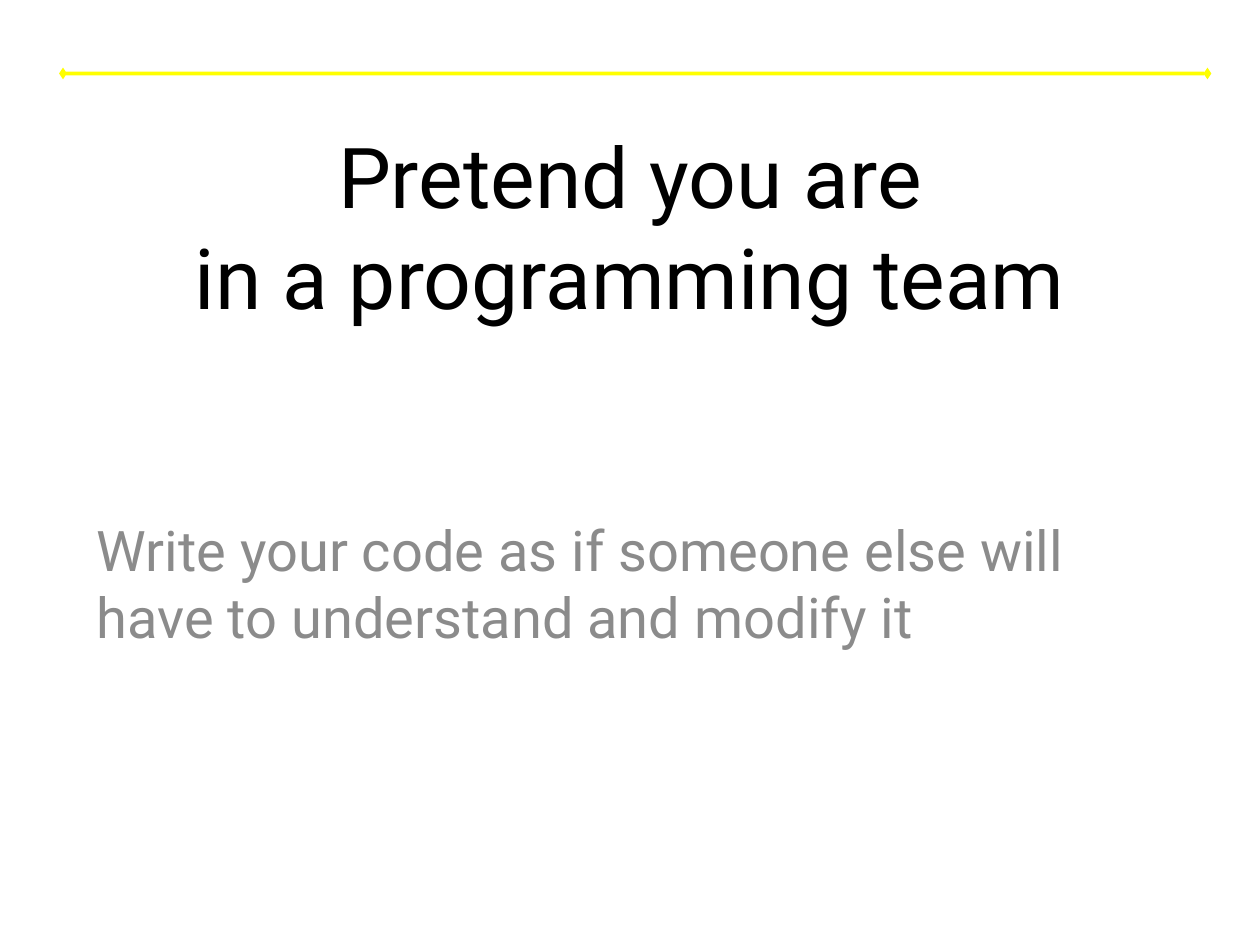
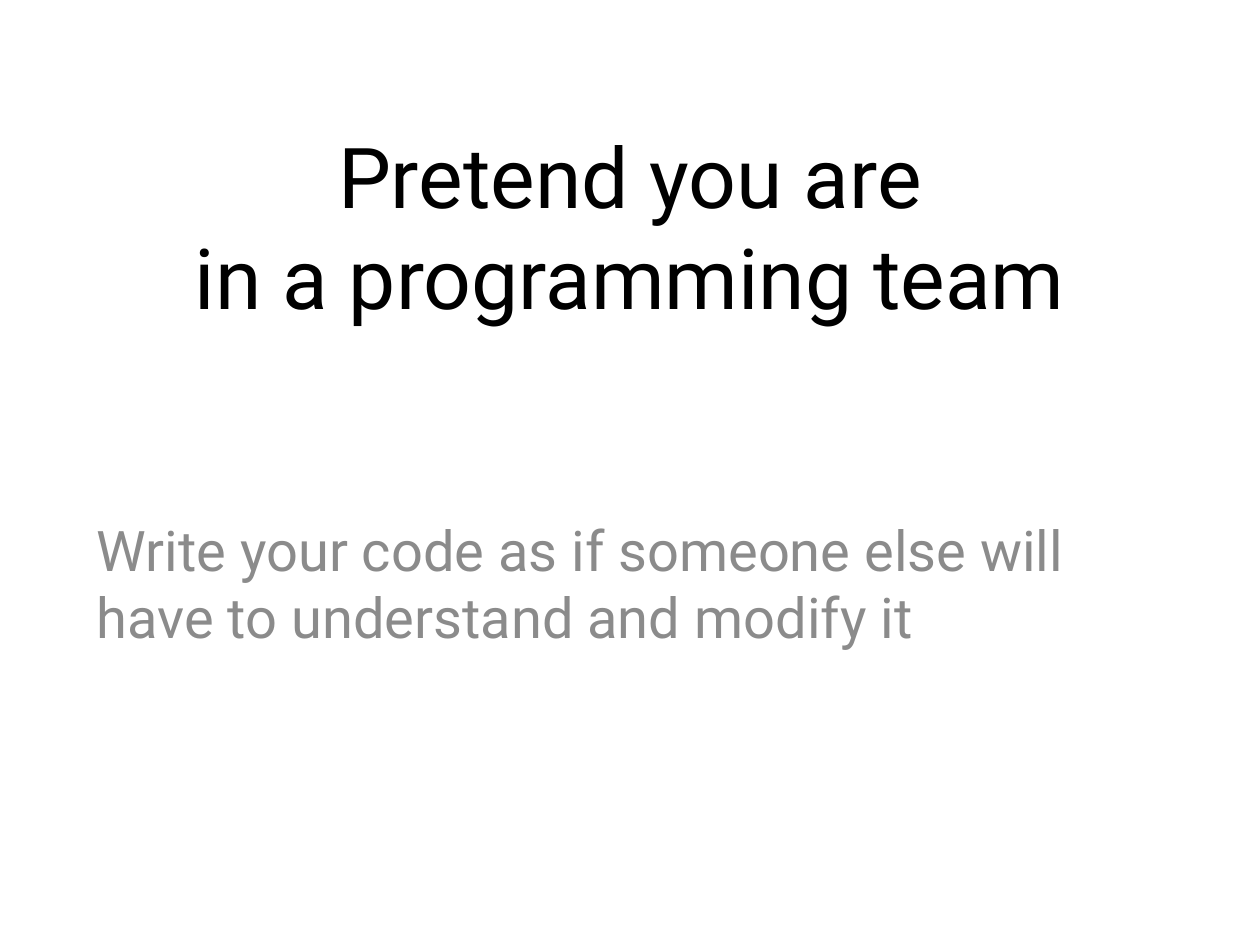
Before and after one commit to lkloh/USArray, a slide deck: slide 14 of BasicsOfCoding/BasicsOfCoding.pptx. Drawn at 1260x945 pixels with LibreOffice and Linux fonts; fonts in the diff are those of the drawing. Boxes give left, top, right and bottom in pixels: in the first picture for what was removed or moved away, otherwise in the second. Text is boxed around its words. In the diff, an @@ line names an element or a change of style, - is before the commit and + after.

```diff
--- a/BasicsOfCoding/BasicsOfCoding.pptx
+++ b/BasicsOfCoding/BasicsOfCoding.pptx
@@ double arrow removed from (63, 73) to (1207, 73) @@
```
Also in this commit, not shown: 6 other slides changed, 4 slides added, 1 slide removed.
